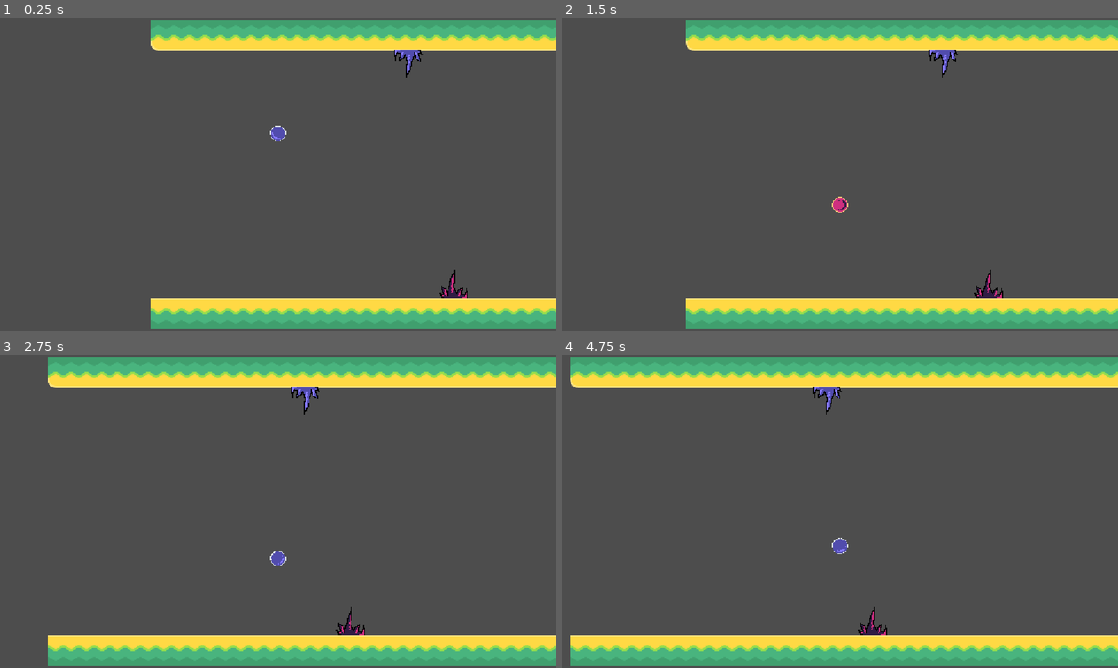
Above: before the commit, frames 1-4 (two rows, left to right).
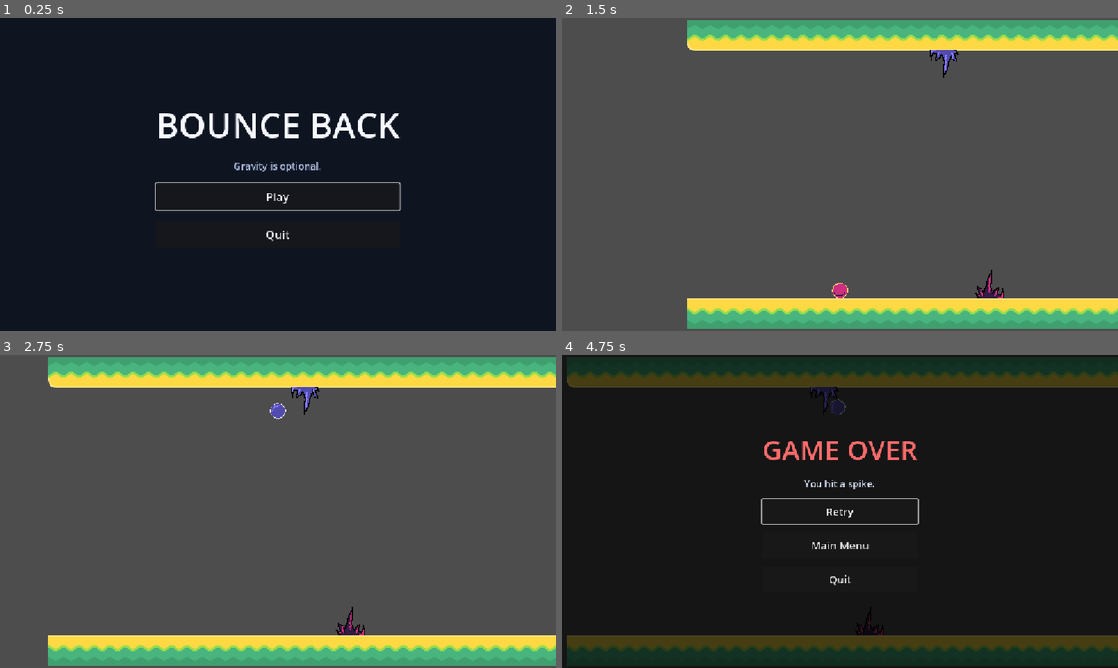
Above: after the commit, the same moments.

Repository: Unknown-device/Haven-game
Game: Godot game, scene res://ui/main_menu.tscn
Two runs of this game, one before a commit and one after it. Both use one fixed random seed, a clock stepped at 60 frames per second and the inputs below. Before the commit the project starts from res://main.tscn.
Inputs (mouse positions are in pixels of both pictures, inside the frame that each line leads up to):
- Up to frame 1 (0.25 s): no input
- Up to frame 2 (1.5 s): click (840, 196) at 0.5 s, where only the run after the commit has a clickable "Play"; tap Enter (ui_accept) at 1.25 s; move the mouse to (962, 158) at 1.27 s; hold Right (ui_right) from 1.28 s (still down); click (962, 158) at 1.42 s
- Up to frame 3 (2.75 s): tap Enter (ui_accept) at 1.52 s; release Right (ui_right) at 2 s; drag from (166, 527) to (311, 395) at 2.02 s
- Up to frame 4 (4.75 s): move the mouse to (895, 442) at 2.77 s; hold Right (ui_right) 2.78-3.5 s; drag from (812, 574) to (673, 464) at 3.52 s; move the mouse to (1006, 558) at 4.27 s; hold Left (ui_left) from 4.28 s (still down); tap Enter (ui_accept) at 4.52 s

The runs differ from the first frame. In frame 1, 100% of the frame differs, in the area x 0-100%, y 0-100%; in frame 2, 1.0%; in frame 3, 0.5%; in frame 4, 100%.

Commit message:
add main menu

Diff:
--- a/Assets/lvls/spike_blau.tscn
+++ b/Assets/lvls/spike_blau.tscn
@@ -1,11 +1,13 @@
 [gd_scene format=3 uid="uid://bknlm2ij1fa45"]
 
 [ext_resource type="Texture2D" uid="uid://b34kr6s7yvmhq" path="res://Assets/spike_blau.png" id="1_0oyr2"]
+[ext_resource type="Script" path="res://spike.gd" id="2_spike"]
 
 [sub_resource type="RectangleShape2D" id="RectangleShape2D_17o4a"]
 
 [node name="Spike" type="Area2D" unique_id=266197569]
 scale = Vector2(2, 2)
+script = ExtResource("2_spike")
 
 [node name="Sprite2D" type="Sprite2D" parent="." unique_id=481340937]
 texture = ExtResource("1_0oyr2")
--- a/Assets/lvls/spike_rot.tscn
+++ b/Assets/lvls/spike_rot.tscn
@@ -1,11 +1,13 @@
 [gd_scene format=3 uid="uid://bxwilrem56v1k"]
 
 [ext_resource type="Texture2D" uid="uid://dnhgv0hwkock4" path="res://Assets/spike_rot.png" id="1_ydvp2"]
+[ext_resource type="Script" path="res://spike.gd" id="2_spike"]
 
 [sub_resource type="RectangleShape2D" id="RectangleShape2D_17o4a"]
 
 [node name="Spike" type="Area2D" unique_id=266197569]
 scale = Vector2(2, 2)
+script = ExtResource("2_spike")
 
 [node name="Sprite2D" type="Sprite2D" parent="." unique_id=935354217]
 texture = ExtResource("1_ydvp2")
--- /dev/null
+++ b/game.gd
@@ -0,0 +1,65 @@
+extends Node2D
+
+@onready var pause_menu: CanvasLayer = $PauseMenu
+@onready var game_over_menu: CanvasLayer = $GameOverMenu
+
+var game_over_active := false
+
+
+func _ready() -> void:
+	add_to_group("game")
+	pause_menu.resume_requested.connect(_resume)
+	pause_menu.main_menu_requested.connect(_go_to_main_menu)
+	pause_menu.quit_requested.connect(_quit_game)
+	game_over_menu.retry_requested.connect(_retry)
+	game_over_menu.main_menu_requested.connect(_go_to_main_menu)
+	game_over_menu.quit_requested.connect(_quit_game)
+
+
+func _unhandled_input(event: InputEvent) -> void:
+	if game_over_active:
+		return
+
+	if event.is_action_pressed("ui_cancel"):
+		if get_tree().paused:
+			_resume()
+		else:
+			_pause()
+		get_viewport().set_input_as_handled()
+
+
+func _pause() -> void:
+	if game_over_active:
+		return
+	pause_menu.show_menu()
+	get_tree().paused = true
+
+
+func _resume() -> void:
+	get_tree().paused = false
+	pause_menu.hide_menu()
+
+
+func game_over() -> void:
+	if game_over_active:
+		return
+
+	game_over_active = true
+	pause_menu.hide_menu()
+	get_tree().paused = true
+	game_over_menu.show_menu()
+
+
+func _retry() -> void:
+	get_tree().paused = false
+	game_over_active = false
+	get_tree().reload_current_scene()
+
+
+func _go_to_main_menu() -> void:
+	get_tree().paused = false
+	get_tree().change_scene_to_file("res://ui/main_menu.tscn")
+
+
+func _quit_game() -> void:
+	get_tree().quit()
--- a/main.tscn
+++ b/main.tscn
@@ -5,8 +5,12 @@
 [ext_resource type="Script" uid="uid://boa5scnw8xkf7" path="res://camera_2d.gd" id="2_lquwl"]
 [ext_resource type="Script" uid="uid://rxm52wuppdwv" path="res://fall.gd" id="3_h2yge"]
 [ext_resource type="PackedScene" uid="uid://cmto3t4kbvspa" path="res://Assets/lvls/chunk01.tscn" id="4_chunk"]
+[ext_resource type="Script" path="res://game.gd" id="5_game"]
+[ext_resource type="PackedScene" path="res://ui/pause_menu.tscn" id="6_pause"]
+[ext_resource type="PackedScene" path="res://ui/game_over_menu.tscn" id="7_gameover"]
 
 [node name="Node2D" type="Node2D" unique_id=663734214]
+script = ExtResource("5_game")
 
 [node name="Chunk01" parent="." unique_id=1019789650 instance=ExtResource("4_chunk")]
 position = Vector2(0, 64)
@@ -26,3 +30,7 @@
 [node name="Ball" parent="." unique_id=293557840 instance=ExtResource("1_0xm2m")]
 position = Vector2(263.8011, 206.28915)
 script = ExtResource("3_h2yge")
+
+[node name="PauseMenu" parent="." instance=ExtResource("6_pause")]
+
+[node name="GameOverMenu" parent="." instance=ExtResource("7_gameover")]
--- a/project.godot
+++ b/project.godot
@@ -11,7 +11,7 @@
 [application]
 
 config/name="New Game Project"
-run/main_scene="res://main.tscn"
+run/main_scene="res://ui/main_menu.tscn"
 config/features=PackedStringArray("4.7", "Forward Plus")
 config/icon="res://icon.svg"
 
--- /dev/null
+++ b/spike.gd
@@ -0,0 +1,10 @@
+extends Area2D
+
+
+func _ready() -> void:
+	body_entered.connect(_on_body_entered)
+
+
+func _on_body_entered(body: Node2D) -> void:
+	if body.is_in_group("ball"):
+		get_tree().call_group("game", "game_over")
--- /dev/null
+++ b/ui/game_over_menu.gd
@@ -0,0 +1,26 @@
+extends CanvasLayer
+
+signal retry_requested
+signal main_menu_requested
+signal quit_requested
+
+@onready var retry_button: Button = $Overlay/CenterContainer/VBoxContainer/RetryButton
+@onready var main_menu_button: Button = $Overlay/CenterContainer/VBoxContainer/MainMenuButton
+@onready var quit_button: Button = $Overlay/CenterContainer/VBoxContainer/QuitButton
+
+
+func _ready() -> void:
+	process_mode = Node.PROCESS_MODE_WHEN_PAUSED
+	visible = false
+	retry_button.pressed.connect(retry_requested.emit)
+	main_menu_button.pressed.connect(main_menu_requested.emit)
+	quit_button.pressed.connect(quit_requested.emit)
+
+
+func show_menu() -> void:
+	visible = true
+	retry_button.grab_focus()
+
+
+func hide_menu() -> void:
+	visible = false
--- /dev/null
+++ b/ui/game_over_menu.tscn
@@ -0,0 +1,71 @@
+[gd_scene load_steps=2 format=3]
+
+[ext_resource type="Script" path="res://ui/game_over_menu.gd" id="1_game_over_menu"]
+
+[node name="GameOverMenu" type="CanvasLayer"]
+process_mode = 2
+layer = 20
+visible = false
+script = ExtResource("1_game_over_menu")
+
+[node name="Overlay" type="Control" parent="."]
+layout_mode = 3
+anchors_preset = 15
+anchor_right = 1.0
+anchor_bottom = 1.0
+grow_horizontal = 2
+grow_vertical = 2
+
+[node name="Dim" type="ColorRect" parent="Overlay"]
+layout_mode = 1
+anchors_preset = 15
+anchor_right = 1.0
+anchor_bottom = 1.0
+grow_horizontal = 2
+grow_vertical = 2
+color = Color(0, 0, 0, 0.72)
+
+[node name="CenterContainer" type="CenterContainer" parent="Overlay"]
+layout_mode = 1
+anchors_preset = 15
+anchor_right = 1.0
+anchor_bottom = 1.0
+grow_horizontal = 2
+grow_vertical = 2
+
+[node name="VBoxContainer" type="VBoxContainer" parent="Overlay/CenterContainer"]
+layout_mode = 2
+theme_override_constants/separation = 18
+alignment = 1
+
+[node name="Title" type="Label" parent="Overlay/CenterContainer/VBoxContainer"]
+layout_mode = 2
+theme_override_colors/font_color = Color(1, 0.42, 0.42, 1)
+theme_override_font_sizes/font_size = 56
+text = "GAME OVER"
+horizontal_alignment = 1
+
+[node name="Subtitle" type="Label" parent="Overlay/CenterContainer/VBoxContainer"]
+layout_mode = 2
+theme_override_colors/font_color = Color(0.8, 0.84, 0.92, 1)
+theme_override_font_sizes/font_size = 20
+text = "You hit a spike."
+horizontal_alignment = 1
+
+[node name="RetryButton" type="Button" parent="Overlay/CenterContainer/VBoxContainer"]
+custom_minimum_size = Vector2(260, 52)
+layout_mode = 2
+theme_override_font_sizes/font_size = 22
+text = "Retry"
+
+[node name="MainMenuButton" type="Button" parent="Overlay/CenterContainer/VBoxContainer"]
+custom_minimum_size = Vector2(260, 52)
+layout_mode = 2
+theme_override_font_sizes/font_size = 22
+text = "Main Menu"
+
+[node name="QuitButton" type="Button" parent="Overlay/CenterContainer/VBoxContainer"]
+custom_minimum_size = Vector2(260, 52)
+layout_mode = 2
+theme_override_font_sizes/font_size = 22
+text = "Quit"
--- /dev/null
+++ b/ui/main_menu.gd
@@ -0,0 +1,18 @@
+extends Control
+
+@onready var play_button: Button = $CenterContainer/VBoxContainer/PlayButton
+@onready var quit_button: Button = $CenterContainer/VBoxContainer/QuitButton
+
+
+func _ready() -> void:
+	play_button.pressed.connect(_on_play_pressed)
+	quit_button.pressed.connect(_on_quit_pressed)
+	play_button.grab_focus()
+
+
+func _on_play_pressed() -> void:
+	get_tree().change_scene_to_file("res://main.tscn")
+
+
+func _on_quit_pressed() -> void:
+	get_tree().quit()
--- /dev/null
+++ b/ui/main_menu.tscn
@@ -0,0 +1,60 @@
+[gd_scene load_steps=2 format=3]
+
+[ext_resource type="Script" path="res://ui/main_menu.gd" id="1_main_menu"]
+
+[node name="MainMenu" type="Control"]
+layout_mode = 3
+anchors_preset = 15
+anchor_right = 1.0
+anchor_bottom = 1.0
+grow_horizontal = 2
+grow_vertical = 2
+script = ExtResource("1_main_menu")
+
+[node name="Background" type="ColorRect" parent="."]
+layout_mode = 1
+anchors_preset = 15
+anchor_right = 1.0
+anchor_bottom = 1.0
+grow_horizontal = 2
+grow_vertical = 2
+color = Color(0.06, 0.08, 0.13, 1)
+
+[node name="CenterContainer" type="CenterContainer" parent="."]
+layout_mode = 1
+anchors_preset = 15
+anchor_right = 1.0
+anchor_bottom = 1.0
+grow_horizontal = 2
+grow_vertical = 2
+
+[node name="VBoxContainer" type="VBoxContainer" parent="CenterContainer"]
+layout_mode = 2
+theme_override_constants/separation = 22
+alignment = 1
+
+[node name="Title" type="Label" parent="CenterContainer/VBoxContainer"]
+layout_mode = 2
+theme_override_colors/font_color = Color(0.96, 0.97, 1, 1)
+theme_override_font_sizes/font_size = 72
+text = "BOUNCE BACK"
+horizontal_alignment = 1
+
+[node name="Subtitle" type="Label" parent="CenterContainer/VBoxContainer"]
+layout_mode = 2
+theme_override_colors/font_color = Color(0.65, 0.72, 0.85, 1)
+theme_override_font_sizes/font_size = 20
+text = "Gravity is optional."
+horizontal_alignment = 1
+
+[node name="PlayButton" type="Button" parent="CenterContainer/VBoxContainer"]
+custom_minimum_size = Vector2(280, 56)
+layout_mode = 2
+theme_override_font_sizes/font_size = 24
+text = "Play"
+
+[node name="QuitButton" type="Button" parent="CenterContainer/VBoxContainer"]
+custom_minimum_size = Vector2(280, 56)
+layout_mode = 2
+theme_override_font_sizes/font_size = 24
+text = "Quit"
--- /dev/null
+++ b/ui/pause_menu.gd
@@ -0,0 +1,35 @@
+extends CanvasLayer
+
+signal resume_requested
+signal main_menu_requested
+signal quit_requested
+
+@onready var resume_button: Button = $Overlay/CenterContainer/VBoxContainer/ResumeButton
+@onready var main_menu_button: Button = $Overlay/CenterContainer/VBoxContainer/MainMenuButton
+@onready var quit_button: Button = $Overlay/CenterContainer/VBoxContainer/QuitButton
+
+
+func _ready() -> void:
+	process_mode = Node.PROCESS_MODE_WHEN_PAUSED
+	visible = false
+	resume_button.pressed.connect(resume_requested.emit)
+	main_menu_button.pressed.connect(main_menu_requested.emit)
+	quit_button.pressed.connect(quit_requested.emit)
+
+
+func show_menu() -> void:
+	visible = true
+	resume_button.grab_focus()
+
+
+func hide_menu() -> void:
+	visible = false
+
+
+func _unhandled_input(event: InputEvent) -> void:
+	if not visible:
+		return
+
+	if event.is_action_pressed("ui_cancel"):
+		resume_requested.emit()
+		get_viewport().set_input_as_handled()
--- /dev/null
+++ b/ui/pause_menu.tscn
@@ -0,0 +1,63 @@
+[gd_scene load_steps=2 format=3]
+
+[ext_resource type="Script" path="res://ui/pause_menu.gd" id="1_pause_menu"]
+
+[node name="PauseMenu" type="CanvasLayer"]
+process_mode = 2
+layer = 10
+visible = false
+script = ExtResource("1_pause_menu")
+
+[node name="Overlay" type="Control" parent="."]
+layout_mode = 3
+anchors_preset = 15
+anchor_right = 1.0
+anchor_bottom = 1.0
+grow_horizontal = 2
+grow_vertical = 2
+
+[node name="Dim" type="ColorRect" parent="Overlay"]
+layout_mode = 1
+anchors_preset = 15
+anchor_right = 1.0
+anchor_bottom = 1.0
+grow_horizontal = 2
+grow_vertical = 2
+color = Color(0, 0, 0, 0.68)
+
+[node name="CenterContainer" type="CenterContainer" parent="Overlay"]
+layout_mode = 1
+anchors_preset = 15
+anchor_right = 1.0
+anchor_bottom = 1.0
+grow_horizontal = 2
+grow_vertical = 2
+
+[node name="VBoxContainer" type="VBoxContainer" parent="Overlay/CenterContainer"]
+layout_mode = 2
+theme_override_constants/separation = 18
+alignment = 1
+
+[node name="Title" type="Label" parent="Overlay/CenterContainer/VBoxContainer"]
+layout_mode = 2
+theme_override_font_sizes/font_size = 52
+text = "PAUSED"
+horizontal_alignment = 1
+
+[node name="ResumeButton" type="Button" parent="Overlay/CenterContainer/VBoxContainer"]
+custom_minimum_size = Vector2(260, 52)
+layout_mode = 2
+theme_override_font_sizes/font_size = 22
+text = "Resume"
+
+[node name="MainMenuButton" type="Button" parent="Overlay/CenterContainer/VBoxContainer"]
+custom_minimum_size = Vector2(260, 52)
+layout_mode = 2
+theme_override_font_sizes/font_size = 22
+text = "Main Menu"
+
+[node name="QuitButton" type="Button" parent="Overlay/CenterContainer/VBoxContainer"]
+custom_minimum_size = Vector2(260, 52)
+layout_mode = 2
+theme_override_font_sizes/font_size = 22
+text = "Quit"
Not shown, added: addons/clean_copy_examples/LICENSE.txt
Not shown, added: addons/clean_copy_examples/class.gd
Not shown, added: addons/clean_copy_examples/class.gd.uid
Not shown, added: addons/clean_copy_examples/copier/copy_and_clean_files.gd
Not shown, added: addons/clean_copy_examples/copier/copy_and_clean_files.gd.uid
Not shown, added: addons/clean_copy_examples/copier/copy_and_clean_files.tscn
Not shown, added: addons/clean_copy_examples/copier/destination_dialog.tscn
Not shown, added: addons/maaacks_game_template/LICENSE.txt
Binary file added: addons/maaacks_game_template/assets/git_logo/Git-Logo-2Color.png
Not shown, added: addons/maaacks_game_template/assets/git_logo/Git-Logo-2Color.png.import
Not shown, added: addons/maaacks_game_template/assets/git_logo/LICENSE.txt
Not shown, added: addons/maaacks_game_template/assets/godot_engine_logo/LICENSE.txt
(and 601 more such lines)
